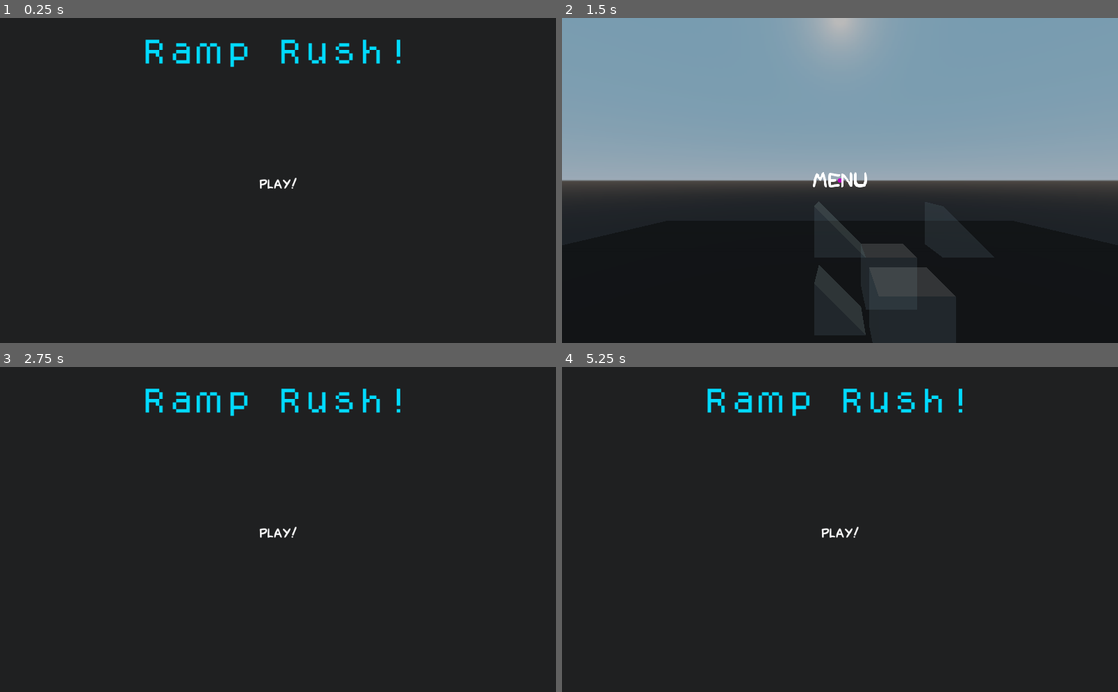
Above: before the commit, frames 1-4 (two rows, left to right).
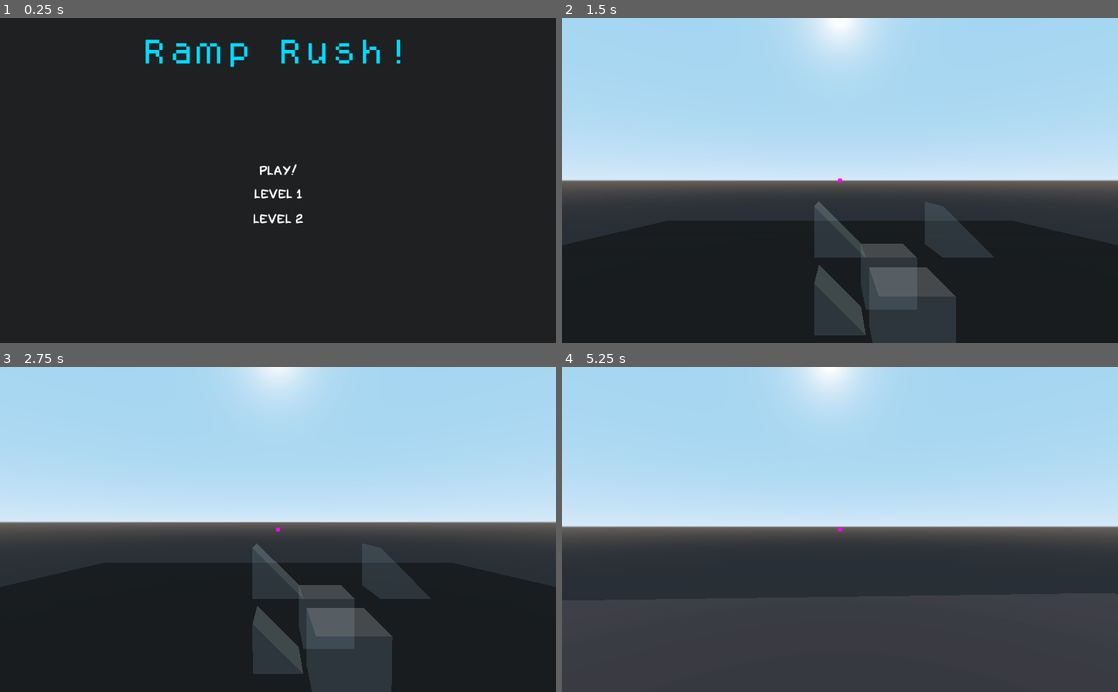
Above: after the commit, the same moments.

Repository: lpszeto/Ramp_Rush
Game: Godot game, scene res://Menu.tscn
The game is run twice, just before and just after one commit, with the same random seed, the same clock (stepped at 60 frames per second) and the same inputs.
Inputs (mouse positions are in pixels of both pictures, inside the frame that each line leads up to):
- Up to frame 1 (0.25 s): no input
- Up to frame 2 (1.5 s): click (840, 219) at 0.5 s, where only the run after the commit has a clickable "Level 2"; click "Play!" at 1.25 s
- Up to frame 3 (2.75 s): click (278, 529) at 2 s, where only the run before the commit has a clickable "MenU"
- Up to frame 4 (5.25 s): click (840, 532) at 2.75 s, where only the run before the commit has a clickable "Play!"; tap Enter (ui_accept) at 3.5, 3.77, 4.52 s; move the mouse to (867, 529) at 3.52 s; hold W (forward) from 3.53 s (still down); click (867, 529) at 3.6 s; move the mouse to (812, 529) at 4.27 s; click (812, 529) at 4.35 s; move the mouse to (851, 523) at 5.02 s; click (851, 523) at 5.1 s

The runs differ from the first frame. In frame 1, 0.5% of the frame differs, in the area x 45-55%, y 44-64%; in frame 2, 52%; in frame 3, 63%; in frame 4, 85%, in the area x 0-100%, y 0-100%.

Commit message:
Made level 1 and 2 button

Diff:
--- a/Ramp Rush/Main.tscn
+++ b/Ramp Rush/Main.tscn
@@ -1,16 +1,12 @@
-[gd_scene load_steps=17 format=2]
+[gd_scene load_steps=18 format=2]
 
-
+[ext_resource path="res://Main.gd" type="Script" id=1]
 [ext_resource path="res://BaseBlock.tscn" type="PackedScene" id=2]
 [ext_resource path="res://Pivot.tscn" type="PackedScene" id=3]
 [ext_resource path="res://Ramp.tscn" type="PackedScene" id=4]
-
 [ext_resource path="res://fonts/dogica.ttf" type="DynamicFontData" id=5]
 [ext_resource path="res://fonts/Redkost Comic.otf" type="DynamicFontData" id=6]
 [ext_resource path="res://Button.gd" type="Script" id=7]
-
-[ext_resource path="res://Main.gd" type="Script" id=5]
-
 
 [sub_resource type="BoxShape" id=1]
 extents = Vector3( 30, 1, 30 )
@@ -97,11 +93,13 @@
 
 [node name="Label" type="Label" parent="Control/Win"]
 anchor_left = 0.5
+anchor_top = 0.5
 anchor_right = 0.5
+anchor_bottom = 0.5
 margin_left = -275.0
-margin_top = 161.0
+margin_top = -145.0
 margin_right = 275.0
-margin_bottom = 199.0
+margin_bottom = -107.0
 theme = SubResource( 5 )
 text = "You did it!"
 
@@ -122,6 +120,7 @@
 script = ExtResource( 7 )
 
 [node name="Lose" type="ColorRect" parent="Control"]
+visible = false
 anchor_right = 1.0
 anchor_bottom = 1.0
 color = Color( 0, 0, 0, 0.270588 )
@@ -152,9 +151,6 @@
 theme = SubResource( 9 )
 text = "Try Again"
 
-[connection signal="pressed" from="Control/Win/Menu" to="Control/Win/Menu" method="_on_Menu_pressed"]
-[connection signal="pressed" from="Control/Lose/Menu" to="Control/Lose/Menu" method="_on_Menu_pressed"]
-
 [node name="Ramp2" parent="." instance=ExtResource( 4 )]
 transform = Transform( 1, 0, 0, 0, 1, 0, 0, 0, 1, 0, 2, 0 )
 
@@ -165,4 +161,6 @@
 one_shot = true
 
 [connection signal="body_entered" from="Ground" to="." method="_on_Ground_body_entered"]
+[connection signal="pressed" from="Control/Win/Menu" to="Control/Win/Menu" method="_on_Menu_pressed"]
+[connection signal="pressed" from="Control/Lose/Menu" to="Control/Lose/Menu" method="_on_Menu_pressed"]
 [connection signal="timeout" from="RespawnTimer" to="." method="_on_RespawnTimer_timeout"]
--- a/Ramp Rush/Menu.tscn
+++ b/Ramp Rush/Menu.tscn
@@ -36,15 +36,45 @@
 anchor_top = 0.5
 anchor_right = 0.5
 anchor_bottom = 0.5
-margin_left = -65.0
-margin_top = -18.0
-margin_right = 66.0
-margin_bottom = 32.0
+margin_left = -40.5
+margin_top = -34.0
+margin_right = 40.5
+margin_bottom = -2.0
 theme = ExtResource( 2 )
 custom_colors/font_color = Color( 1, 1, 1, 1 )
-custom_colors/font_color_hover = Color( 1, 0, 0, 1 )
+custom_colors/font_color_hover = Color( 0.882353, 0.203922, 1, 1 )
 text = "Play!"
 flat = true
 script = ExtResource( 3 )
 
+[node name="Level_1" type="Button" parent="."]
+anchor_left = 0.5
+anchor_top = 0.5
+anchor_right = 0.5
+anchor_bottom = 0.5
+margin_left = -50.5
+margin_top = 9.0
+margin_right = 50.5
+margin_bottom = 41.0
+theme = ExtResource( 2 )
+custom_colors/font_color = Color( 1, 1, 1, 1 )
+custom_colors/font_color_hover = Color( 0, 1, 0.109804, 1 )
+text = "Level 1"
+flat = true
+
+[node name="Level_2" type="Button" parent="."]
+anchor_left = 0.5
+anchor_top = 0.5
+anchor_right = 0.5
+anchor_bottom = 0.5
+margin_left = -52.0
+margin_top = 55.0
+margin_right = 52.0
+margin_bottom = 87.0
+theme = ExtResource( 2 )
+custom_colors/font_color = Color( 1, 1, 1, 1 )
+custom_colors/font_color_hover = Color( 0.945098, 1, 0, 1 )
+text = "Level 2"
+flat = true
+
 [connection signal="pressed" from="Play" to="Play" method="_on_Play_pressed"]
Not shown: 2 places in Ramp Rush/Main.tscn that only renumber resources
